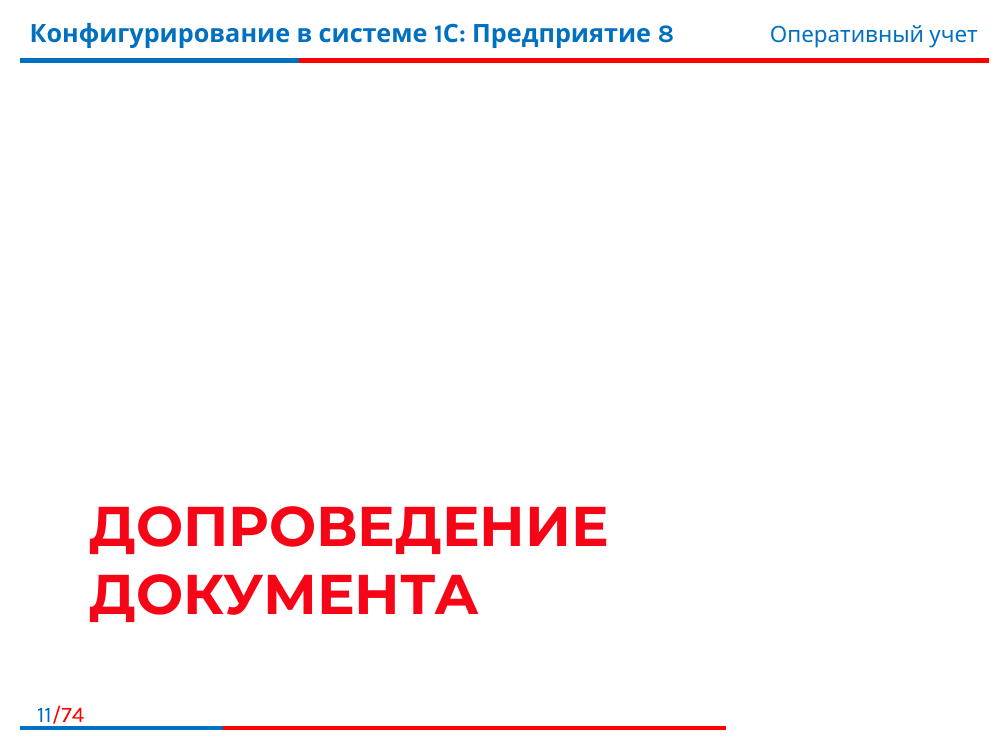
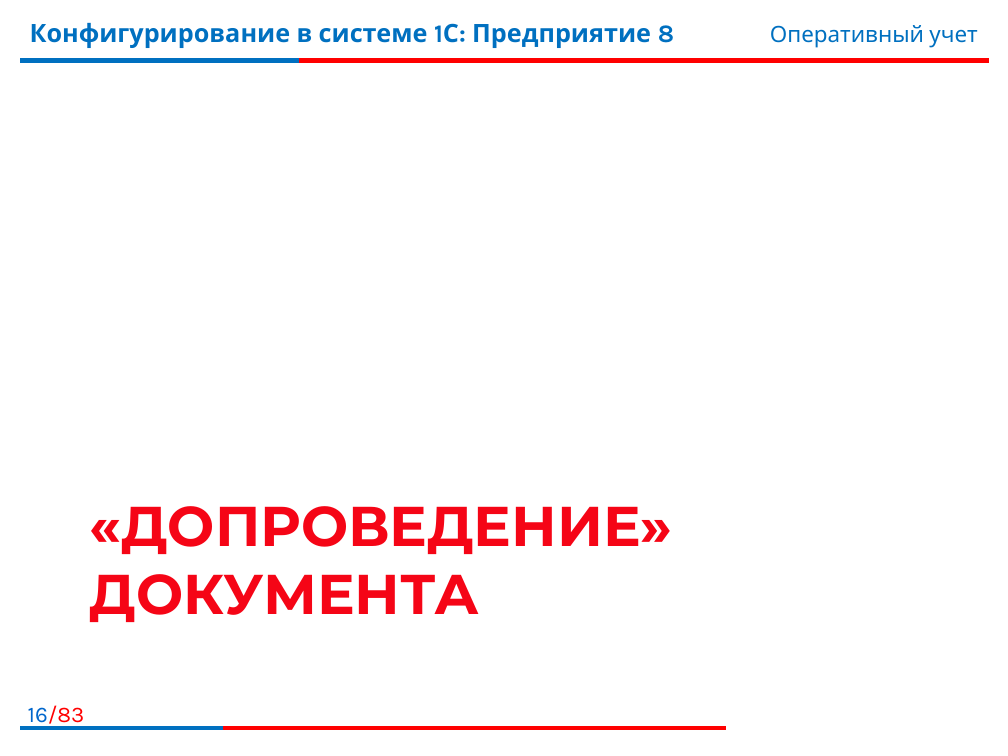
Before and after one commit to bestteacher-1c/documents_compl_kurs, a slide deck: slide 16 of Занятие_10/Иллюстрации_10.pptx (slide 11 before the commit). Drawn at 1008x756 pixels with LibreOffice and Linux fonts; fonts in the diff are those of the drawing; background and template pictures are left out. Boxes give left, top, right and bottom in pixels: in the first picture for what was removed or moved away, otherwise in the second. Text is boxed around its words. In the diff, an @@ line names an element or a change of style, - is before the commit and + after.

```diff
--- a/Занятие_10/Иллюстрации_10.pptx
+++ b/Занятие_10/Иллюстрации_10.pptx
@@ title at (90,506,673,622): text changed @@
-ДОПРОВЕДЕНИЕ ДОКУМЕНТА
+«ДОПРОВЕДЕНИЕ» ДОКУМЕНТА
@@ page number at (28,705,85,729): text changed @@
-11/74
+16/83
```
Also in this commit, not shown: 31 other slides changed, 10 slides added, 1 slide removed, 1 other file.
